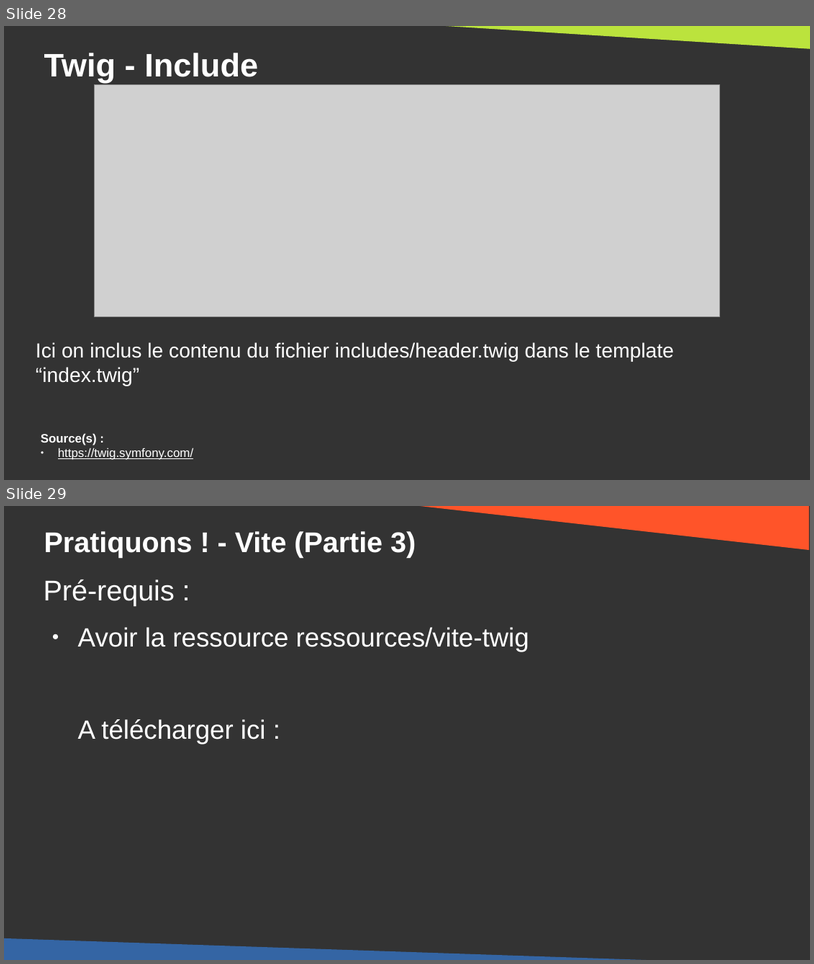
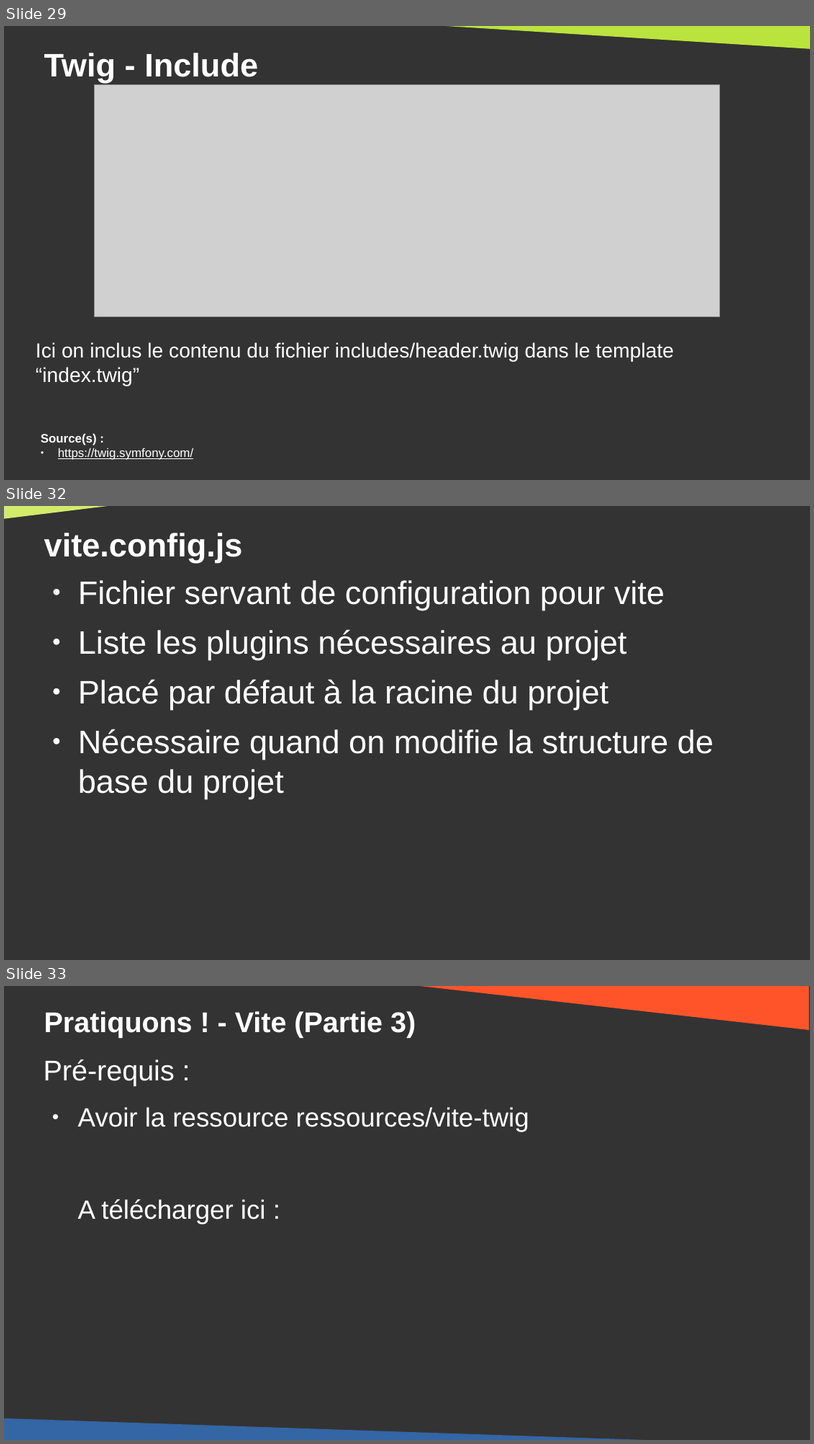
Before and after one commit to DanYellow/cours, a slide deck: developpement-front-s5/travaux-pratiques/numero-4/presentation.odp. Shown one above the other, each under a label of ours: slides 28 and 29 before the commit, slides 29, 32 and 33 after it; the slides between them are not shown. The pictures are 814x964 and 814x1444 pixels, drawn with LibreOffice and Linux fonts; fonts in the diff are those of the drawing; grey boxes stand for pictures. Boxes give left, top, right and bottom in pixels: in the first picture for what was removed or moved away, otherwise in the second. Text is boxed around its words. In the diff, an @@ line names an element or a change of style, - is before the commit and + after.

Commit message:
developpement-front-s5 - Improve architecture for twig + vite

```diff
--- a/developpement-front-s5/travaux-pratiques/numero-4/presentation.odp
+++ b/developpement-front-s5/travaux-pratiques/numero-4/presentation.odp
@@ slide 32 added at <box>4,506,810,960</box>, background #333333 @@
@@ right triangle added at <box>4,506,175,524</box>, fill #D4EA6B @@
@@ title added at <box>44,533,243,562</box>, 32 pt, text #FFFFFF, bold @@
+vite.config.js
@@ text added at <box>78,580,714,798</box>, 32 pt, text #FFFFFF @@
+● Fichier servant de configuration pour vite
+● Liste les plugins nécessaires au projet
+● Placé par défaut à la racine du projet
+● Nécessaire quand on modifie la structure de base du projet
@@ what was slide 28 is now slide 29 @@
@@ what was slide 29 is now slide 33 @@
```
Also in this commit, not shown: 3 slides changed, 3 other slides added, 12 other files.
